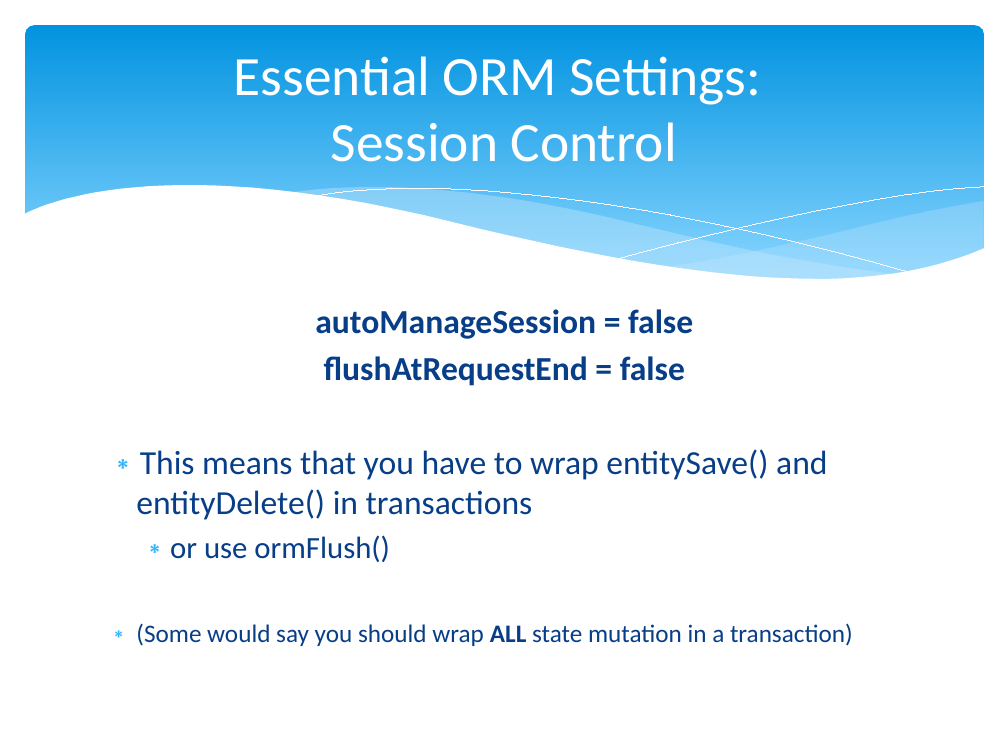
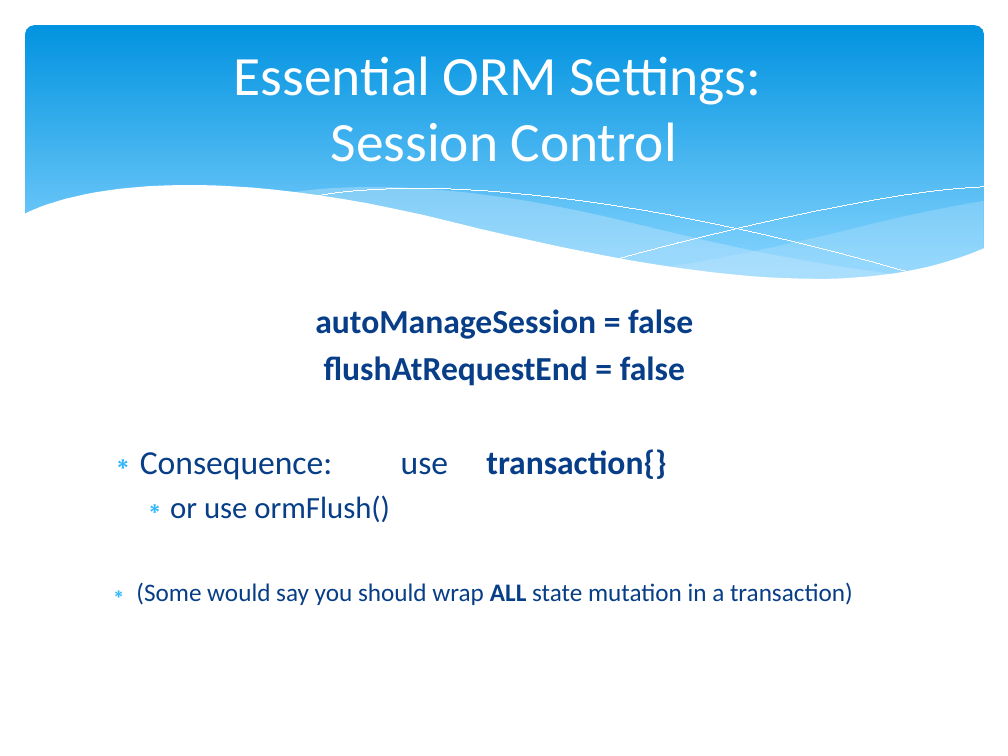
Before and after one commit to marcesher/mxunit-cfmeetups, a slide deck: slide 20 of CFObjective_ORMZen/preso/orm_zen.ppt.pptx (slide 23 before the commit). Drawn at 1008x756 pixels with LibreOffice and Linux fonts; fonts in the diff are those of the drawing. Boxes give left, top, right and bottom in pixels: in the first picture for what was removed or moved away, otherwise in the second. Text is boxed around its words. In the diff, an @@ line names an element or a change of style, - is before the commit and + after.

```diff
--- a/CFObjective_ORMZen/preso/orm_zen.ppt.pptx
+++ b/CFObjective_ORMZen/preso/orm_zen.ppt.pptx
@@ text at (x1=140, y1=452, x2=333, y2=480): text changed @@
-∗ This means that you have to wrap entitySave() and entityDelete() in transactions
+∗ Consequence: use transaction{}
```
Also in this commit, not shown: 19 other slides changed, 2 slides added, 4 slides removed, 1 other file.
